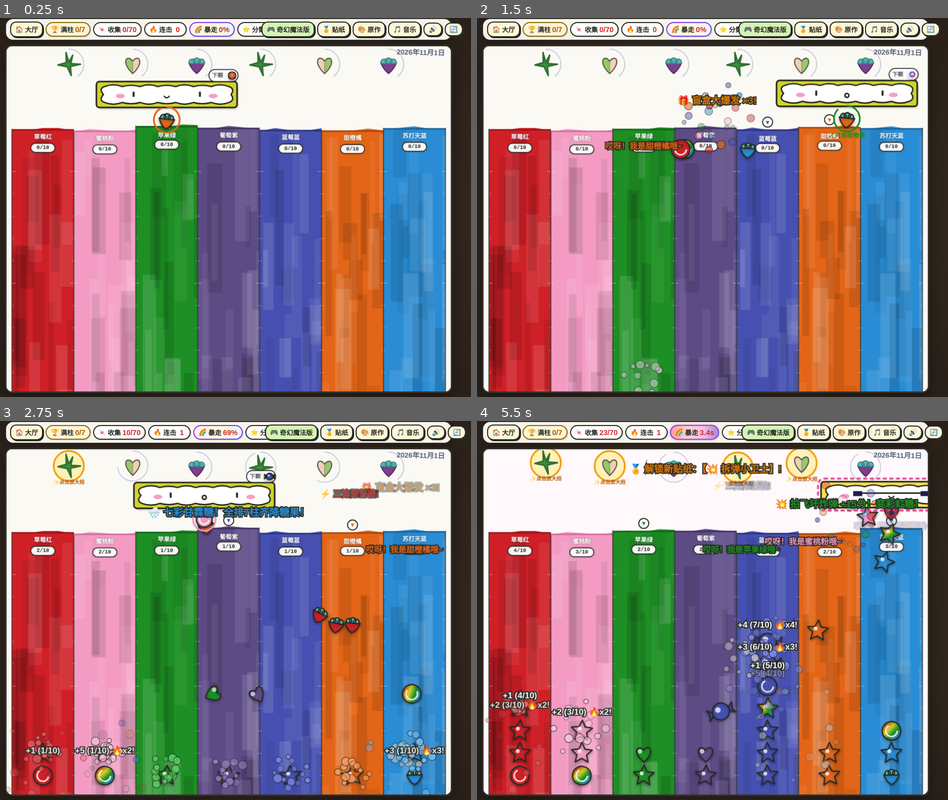
Above: before the commit, frames 1-4 (two rows, left to right).
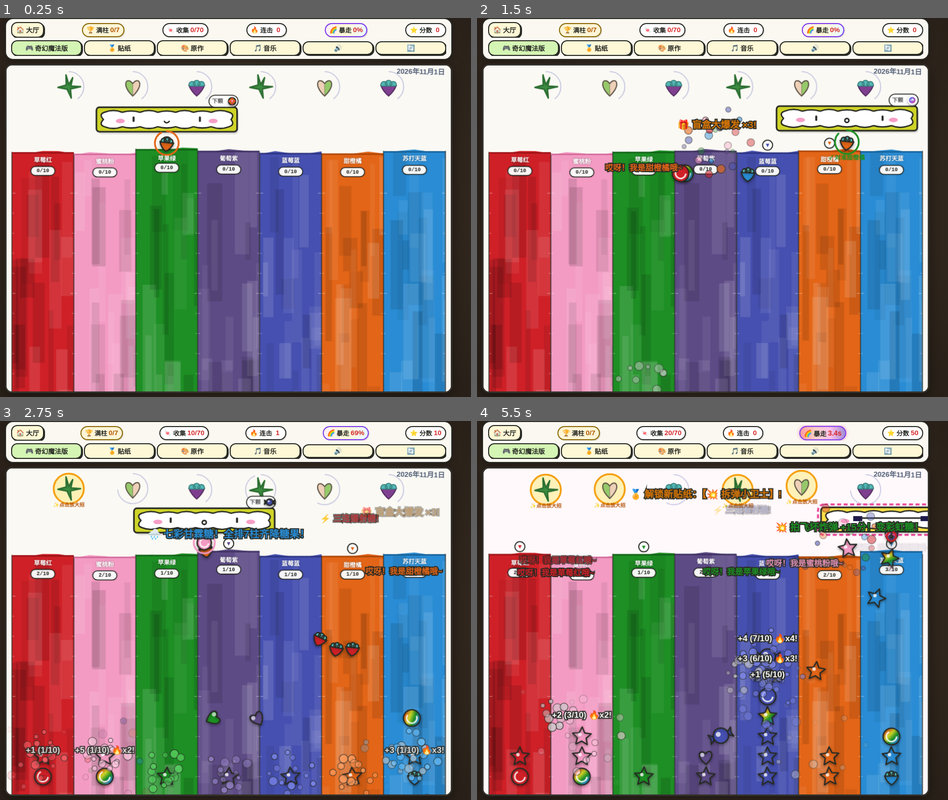
Above: after the commit, the same moments.

Repository: LingYiGong/game
Game: browser game, page rainbow_candy_rain/index.html
Two runs of this game, one before a commit and one after it. Both use one fixed random seed, a clock stepped at 60 frames per second and the inputs below.
Inputs (mouse positions are in pixels of both pictures, inside the frame that each line leads up to; where the layout moved, square brackets give the same spot in the first picture):
- Up to frame 1 (0.25 s): no input
- Up to frame 2 (1.5 s): click (707, 226) [707, 218] at 0.27 s; hold Right from 1.03 s (still down); tap Space at 1.1 s
- Up to frame 3 (2.75 s): release Right at 1.53 s; hold Down 1.58-1.85 s; tap Space at 1.6, 2.1, 2.6 s; hold Left 1.9-2.47 s; hold Up from 2.52 s (still down)
- Up to frame 4 (5.5 s): release Up at 2.82 s; hold Right 2.87-3.53 s; tap Space every 0.5 s from 3.1 to 5.1 s; hold Up 3.58-3.82 s; hold Left 3.87-4.3 s; hold Down 4.35-4.68 s; hold Right 4.73-5.23 s; hold Down from 5.28 s (still down)

The runs differ from the first frame. In frame 1, 20% of the frame differs, in the area x 1-99%, y 0-96%; in frame 2, 22%; in frame 3, 27%; in frame 4, 31%, in the area x 1-99%, y 0-99%.

Commit message:
1. 修改游戏部分不对的样式。

Diff:
--- a/rainbow_candy_rain/game.js
+++ b/rainbow_candy_rain/game.js
@@ -270,10 +270,10 @@
         const W = state.width;
         const H = state.height;
 
-        state.layout.topIconsY = Math.max(28, H * 0.052);
+        state.layout.topIconsY = Math.max(34, H * 0.065);
         state.cloud.width = Math.min(Math.max(W * 0.38, 160), 280);
         state.cloud.height = Math.min(Math.max(H * 0.075, 42), 56);
-        state.layout.cloudY = state.layout.topIconsY + state.cloud.height * 0.82 + 18;
+        state.layout.cloudY = state.layout.topIconsY + state.cloud.height * 0.85 + 24;
         state.cloud.y = state.layout.cloudY;
         state.layout.columnsTopY = state.layout.cloudY + state.cloud.height * 0.5 + Math.max(38, H * 0.062);
 
--- a/rainbow_candy_rain/style.css
+++ b/rainbow_candy_rain/style.css
@@ -51,11 +51,10 @@
     .hud-bar {
       width: 100%;
       display: flex;
-      align-items: center;
-      justify-content: space-between;
-      gap: 6px;
-      padding: 5px 8px;
-      background: rgba(255, 252, 245, 0.96);
+      flex-direction: column;
+      gap: 5px;
+      padding: 6px 10px;
+      background: rgba(255, 252, 245, 0.98);
       border: 2.5px solid var(--ink-dark);
       border-radius: 16px;
       box-shadow: 0 4px 12px rgba(0, 0, 0, 0.22);
@@ -65,19 +64,40 @@
     }
 
     .hud-stats {
-      display: flex;
-      align-items: center;
-      gap: 5px;
+      width: 100%;
+      display: flex;
+      align-items: center;
+      justify-content: space-between;
+      gap: 4px;
       flex-wrap: nowrap;
       min-width: 0;
+      overflow-x: auto;
+      scrollbar-width: none;
+    }
+
+    .hud-stats::-webkit-scrollbar {
+      display: none;
     }
 
     .hud-actions {
-      display: flex;
-      align-items: center;
-      gap: 5px;
+      width: 100%;
+      display: flex;
+      align-items: center;
+      justify-content: space-between;
+      gap: 4px;
       flex-wrap: nowrap;
       min-width: 0;
+      overflow-x: auto;
+      scrollbar-width: none;
+    }
+
+    .hud-actions::-webkit-scrollbar {
+      display: none;
+    }
+
+    .hud-actions .btn-cute {
+      flex: 1;
+      text-align: center;
     }
 
     .stat-pill {
@@ -87,9 +107,9 @@
       background: #fff;
       border: 2px solid var(--ink-dark);
       border-radius: 999px;
-      padding: 3px 8px;
+      padding: 2.5px 7px;
       font-weight: 800;
-      font-size: 13px;
+      font-size: 12.5px;
       color: var(--ink-dark);
       box-shadow: 1.5px 1.5px 0 rgba(0,0,0,0.12);
       white-space: nowrap;
@@ -98,7 +118,7 @@
 
     .stat-pill span.val {
       color: #d62828;
-      font-size: 14.5px;
+      font-size: 13.5px;
       min-width: 16px;
       text-align: center;
     }
@@ -482,28 +502,28 @@
     /* iPad and Tablet responsive optimization (601px ~ 860px) */
     @media (max-width: 860px) {
       .hud-bar {
-        padding: 4px 8px;
+        padding: 4px 6px;
         gap: 4px;
       }
       .hud-stats {
-        gap: 4px;
+        gap: 3px;
       }
       .hud-actions {
-        gap: 4px;
+        gap: 3px;
       }
       .stat-pill {
-        padding: 2.5px 6px;
-        font-size: 12px;
+        padding: 2px 5px;
+        font-size: 11.5px;
       }
       .stat-pill .label-text {
         display: none;
       }
       .stat-pill span.val {
-        font-size: 13px;
+        font-size: 12.5px;
       }
       .btn-cute {
-        padding: 4px 6px;
-        font-size: 12px;
+        padding: 4px 5px;
+        font-size: 11.5px;
       }
       .mode-long {
         display: none;
@@ -516,31 +536,27 @@
     /* Mobile phone optimization (<= 600px) */
     @media (max-width: 600px) {
       .hud-bar {
-        flex-direction: column;
-        gap: 5px;
-        padding: 5px 7px;
+        gap: 4px;
+        padding: 4px 5px;
       }
       .hud-stats {
-        width: 100%;
-        justify-content: space-between;
+        gap: 2px;
       }
       .hud-actions {
-        width: 100%;
-        justify-content: space-between;
+        gap: 2px;
       }
       .hud-actions .btn-cute {
-        flex: 1;
-        padding: 4px 2px;
+        padding: 3.5px 2px;
+        font-size: 11px;
+      }
+      .stat-pill {
+        padding: 1.5px 3.5px;
+        font-size: 11px;
+      }
+      .stat-pill span.val {
         font-size: 11.5px;
       }
-      .stat-pill {
-        padding: 2px 4px;
-        font-size: 11.5px;
-      }
-      .stat-pill span.val {
-        font-size: 12px;
-      }
       .victory-title {
-        font-size: 21px;
-      }
-    }
+        font-size: 20px;
+      }
+    }
